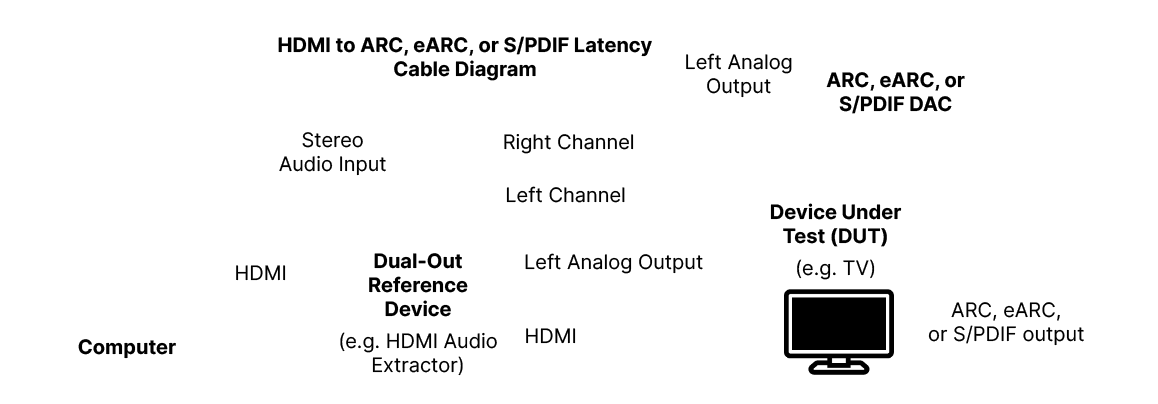
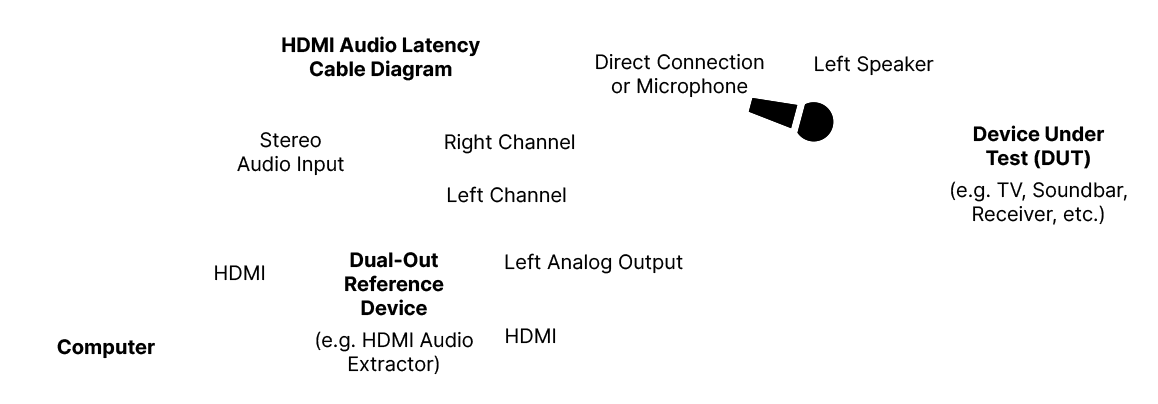
Two versions of the same layered image (1158x404). Layer-by-layer changes:
hid group "HDMI to Digital Audio" (41 layers) over (78, 36, 1084, 376)
showed group "Examples with Speakers and Mic" (67 layers) over (57, 36, 1127, 375)
